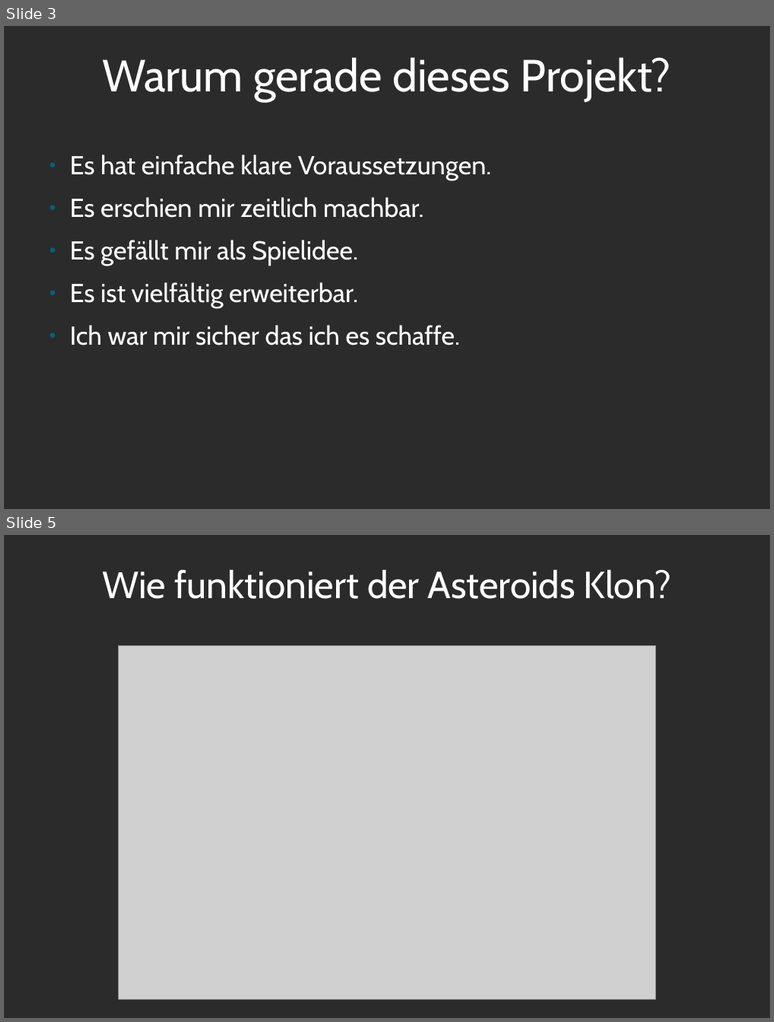
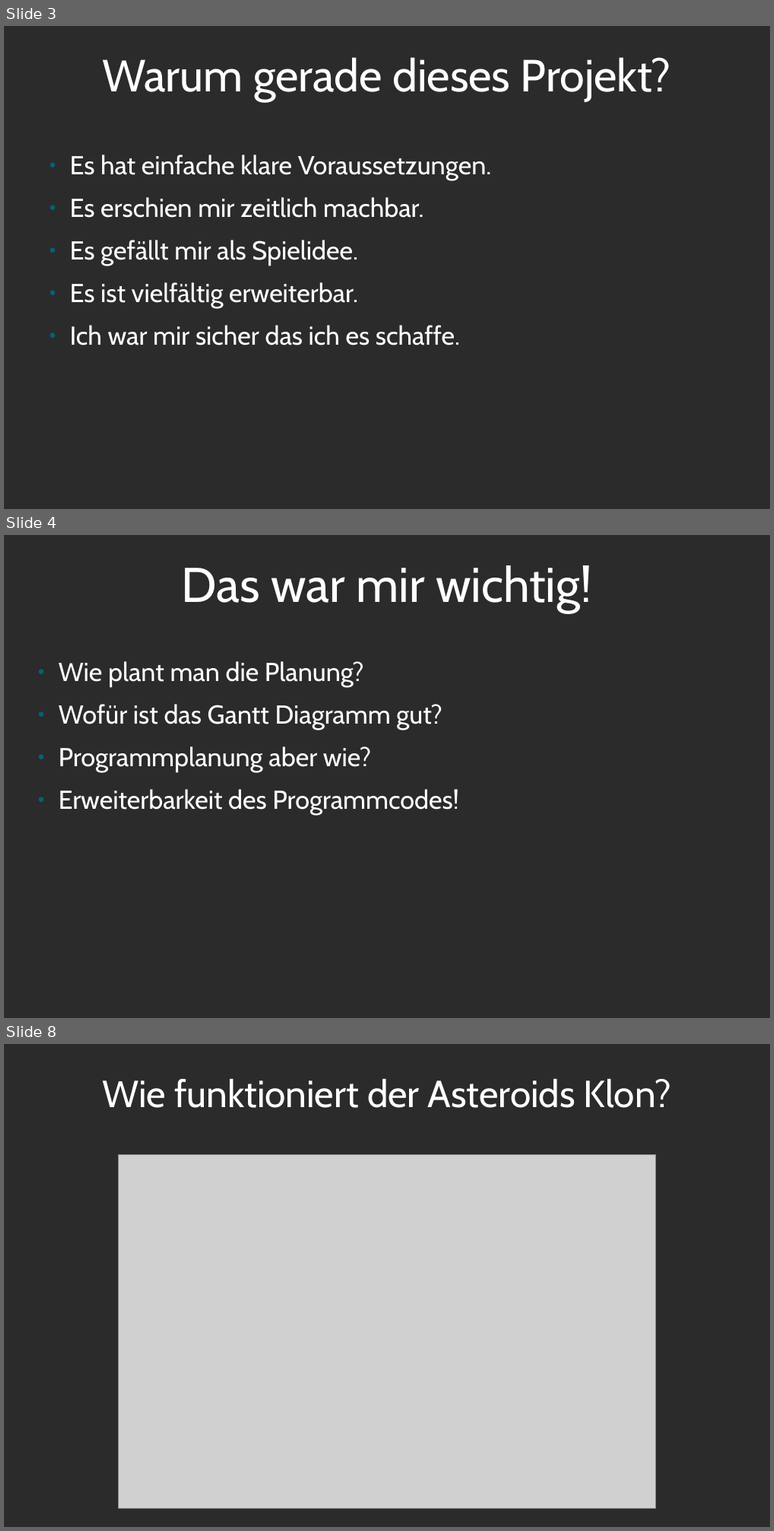
Before and after one commit to moeb/asteroids, a slide deck: praesentation.odp. Shown one above the other, each under a label of ours: slides 3 and 5 before the commit, slides 3, 4 and 8 after it; the slides between them are not shown. The pictures are 774x1022 and 774x1531 pixels, drawn with LibreOffice and Linux fonts; fonts in the diff are those of the drawing; grey boxes stand for pictures; background and template pictures are left out; a plain dark background stands for a picture behind light text. Boxes give left, top, right and bottom in pixels: in the first picture for what was removed or moved away, otherwise in the second. Text is boxed around its words. In the diff, an @@ line names an element or a change of style, - is before the commit and + after.

```diff
--- a/praesentation.odp
+++ b/praesentation.odp
@@ slide 4 added at <box>4,535,770,1018</box>, background picture (left out) @@
@@ title added at <box>182,565,592,613</box>, 60 pt, text #FFFFFF @@
+Das war mir wichtig!
@@ text added at <box>59,661,459,815</box>, 32 pt, text #FFFFFF @@
+● Wie plant man die Planung?
+● Wofür ist das Gantt Diagramm gut?
+● Programmplanung aber wie?
+● Erweiterbarkeit des Programmcodes!
@@ what was slide 5 is now slide 8 @@
```
Also in this commit, not shown: 3 slides changed, 5 other slides added, 1 slide removed.
